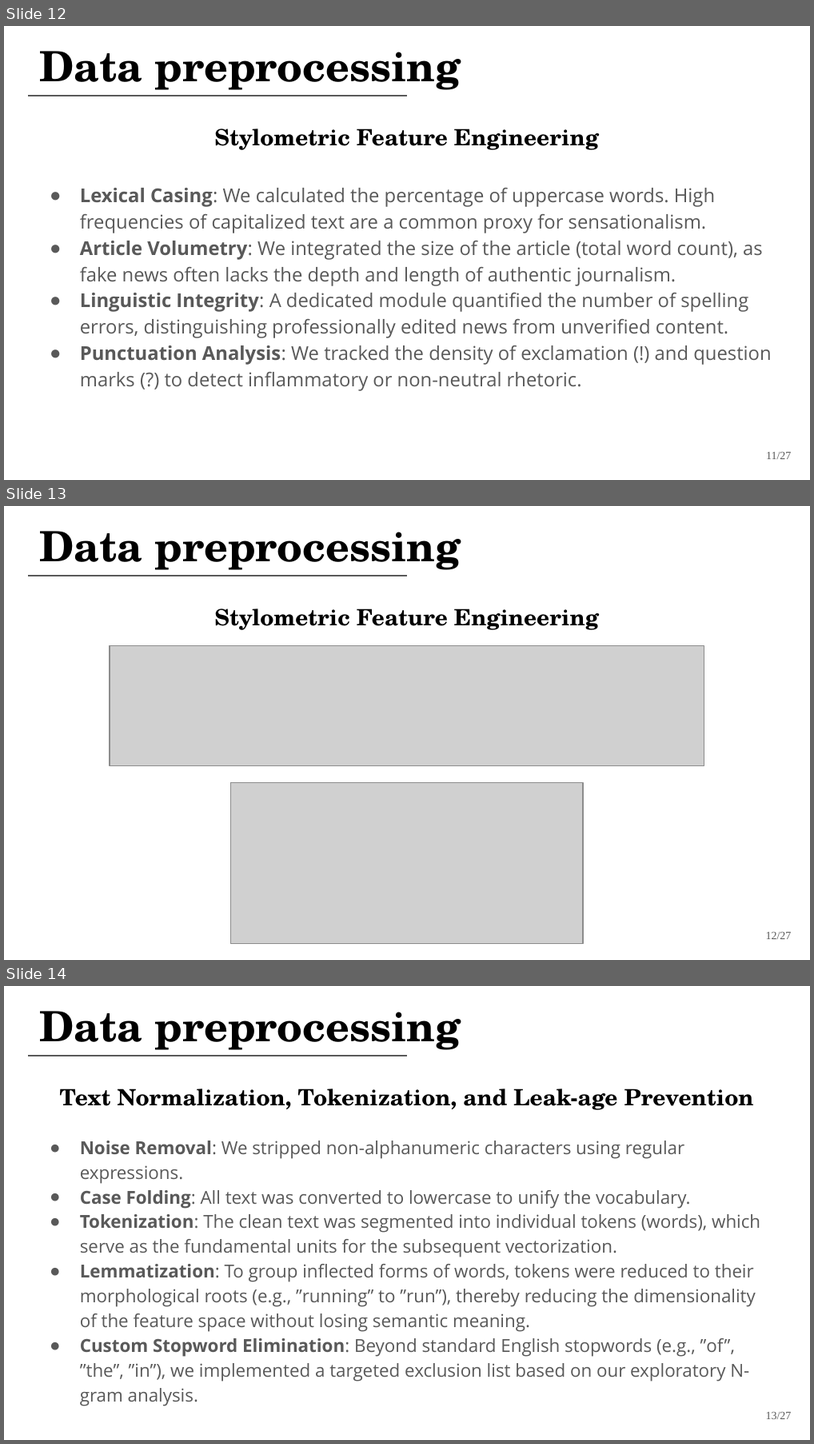
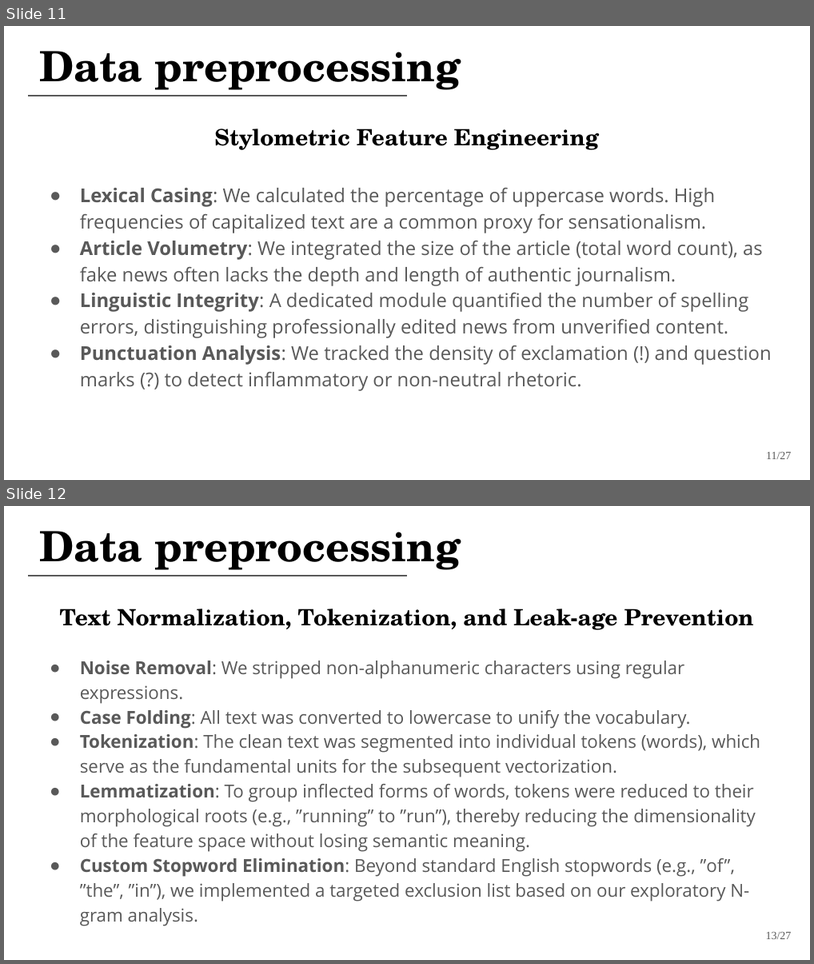
Before and after one commit to jackomazi/data-mining-and-machine-learning-project, a slide deck: fake_news_detector_presentation.pptx. Shown one above the other, each under a label of ours: slides 12, 13 and 14 before the commit, slides 11 and 12 after it. The pictures are 814x1444 and 814x964 pixels, drawn with LibreOffice and Linux fonts; fonts in the diff are those of the drawing; grey boxes stand for pictures. Boxes give left, top, right and bottom in pixels: in the first picture for what was removed or moved away, otherwise in the second. Text is boxed around its words. In the diff, an @@ line names an element or a change of style, - is before the commit and + after.

```diff
--- a/fake_news_detector_presentation.pptx
+++ b/fake_news_detector_presentation.pptx
@@ slide 13 removed at bbox=[4, 506, 810, 960], background #FFFFFF @@
@@ title removed at bbox=[39, 531, 462, 570] @@
-Data preprocessing
@@ line removed from (28, 576) to (407, 576) @@
@@ text removed at bbox=[214, 608, 599, 630] @@
-Stylometric Feature Engineering
@@ picture removed at bbox=[110, 645, 705, 765] @@
@@ picture removed at bbox=[231, 783, 584, 944] @@
@@ text removed at bbox=[766, 932, 792, 939] @@
-12/27
@@ what was slide 12 is now slide 11 @@
@@ what was slide 14 is now slide 12 @@
```
Also in this commit, not shown: 1 slide changed, 4 other slides removed, 1 other file.
